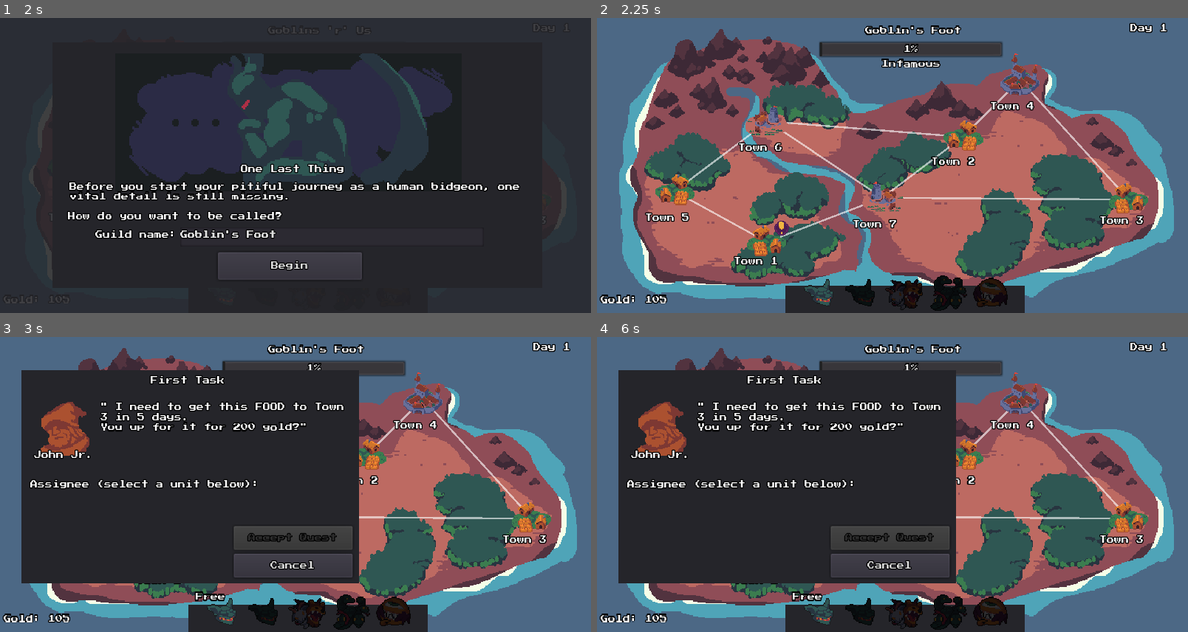
Above: before the commit, frames 1-4 (two rows, left to right).
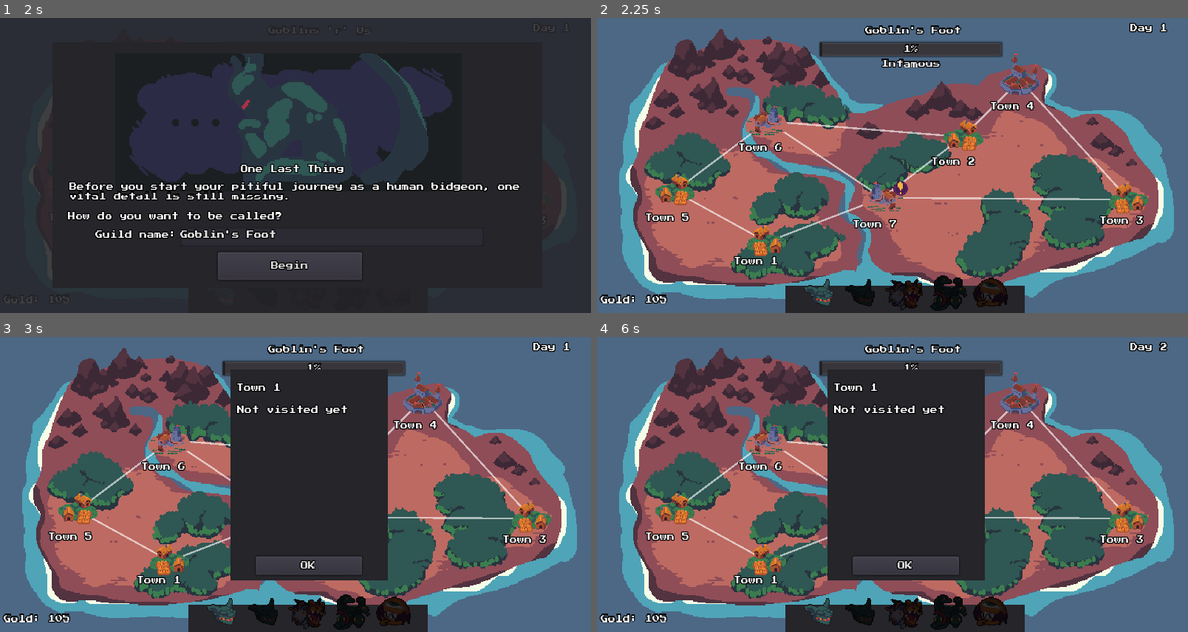
Above: after the commit, the same moments.

Repository: coderaurus/ludumdare-53
Game: Godot game, scene res://scenes/Main.tscn
Two runs of this game, one before a commit and one after it. Both use one fixed random seed, a clock stepped at 60 frames per second and the inputs below. The engine's default icon, where the game draws it, is replaced by a stand-in: a white triangle on a blue panel in a dark square.
Inputs (mouse positions are in pixels of both pictures, inside the frame that each line leads up to):
- Up to frame 1 (2 s): click "Next" at 0.5 s; click "Next" at 1.25 s
- Up to frame 2 (2.25 s): click "Begin" at 2 s
- Up to frame 3 (3 s): click (171, 561) at 2.77 s
- Up to frame 4 (6 s): click "Cancel" (after the commit: "OK") at 3.5 s; click (821, 614) at 4.27 s; click "OK" at 5 s; click (768, 561) at 5.77 s

Frame 1 is identical in both runs. In frame 2, 0.2% of the frame differs, in the area x 30-53%, y 55-74%; in frame 3, 30%; in frame 4, 30%, in the area x 3-97%, y 1-90%.

Commit message:
Last fixed and changes

Diff:
--- a/scenes/Main.tscn
+++ b/scenes/Main.tscn
@@ -50,7 +50,7 @@
 
 [node name="DayTimer" type="Timer" parent="."]
 pause_mode = 1
-wait_time = 5.0
+wait_time = 3.0
 script = ExtResource( 25 )
 
 [node name="Quests" type="Node2D" parent="."]
@@ -75,7 +75,7 @@
 position = Vector2( 192, 167 )
 script = ExtResource( 10 )
 portrait = ExtResource( 26 )
-speed = 200
+speed = 15
 defense = 3
 hired = true
 
@@ -87,10 +87,10 @@
 script = ExtResource( 10 )
 portrait = ExtResource( 26 )
 unit_name = "Bob Sr."
-speed = 4
+speed = 20
 defense = 1
 charsima = 5
-pay = 300
+pay = 150
 
 [node name="CollisionShape2D" type="CollisionShape2D" parent="Company/Units/Unit2"]
 shape = SubResource( 1 )
@@ -101,10 +101,10 @@
 portrait = ExtResource( 27 )
 unit_name = "Bobitte"
 unit_type = 1
-speed = 10
+speed = 40
 defense = 4
 charsima = 5
-pay = 500
+pay = 300
 
 [node name="CollisionShape2D" type="CollisionShape2D" parent="Company/Units/Unit3"]
 shape = SubResource( 1 )
@@ -115,9 +115,9 @@
 portrait = ExtResource( 28 )
 unit_name = "Boba"
 unit_type = 2
-speed = 9
+speed = 16
 defense = 10
-pay = 600
+pay = 500
 
 [node name="CollisionShape2D" type="CollisionShape2D" parent="Company/Units/Unit4"]
 shape = SubResource( 1 )
@@ -128,10 +128,10 @@
 portrait = ExtResource( 29 )
 unit_name = "Bobocop"
 unit_type = 3
-speed = 16
+speed = 200
 defense = 3
 charsima = 10
-pay = 1000
+pay = 666
 
 [node name="CollisionShape2D" type="CollisionShape2D" parent="Company/Units/Unit5"]
 shape = SubResource( 1 )
--- a/scripts/Game.gd
+++ b/scripts/Game.gd
@@ -24,7 +24,7 @@
 func _ready():
 	System.game = self
 	var st: Settlement = map.get_settlement(0)
-	st.set_quest($Quests.generate_first_quest())
+	$Quests.generate_first_quest()
 
 	UI.init()
 	UI.start.get_parent().visible = true
@@ -180,21 +180,22 @@
 
 
 func quest_complete(q, rwd):
-	var reputation = 20
+	var reputation = 5
 
 	# late?
 	if q.reward > rwd:
-		reputation -= 1
+		reputation -= -2
 
 	company.reward(reputation, rwd)
 	UI.company.update()
 	q.from.quest = null
 	if UI.quest_window.quest == q:
 		UI.quest_window.quest = null
-
+	$Quests.quests.erase(q)
 	q.queue_free()
 
-	var units_ready = company.units_ready()
+
+	var units_ready = company.units_ready() - $Quests.quests.size()
 	var settlements_empty = map.settlements_empty() - $Quests.quests.size()
 	var quests = units_ready
 	if quests > settlements_empty:
@@ -237,3 +238,7 @@
 	yield(get_tree().create_timer(0.5), "timeout")
 	UI.open_end()
 	pause_game()
+
+
+func new_quest():
+	$Quests.generate_quest()
--- a/scripts/Quest.gd
+++ b/scripts/Quest.gd
@@ -20,6 +20,7 @@
 # rewarding
 var reward = 200
 
+
 func get_description():
 	var text = "\""
 	text += " I need to get this %s to %s in %s days.\nYou up for it for %s gold?" % \
@@ -33,6 +34,7 @@
 	if unit.at == to:
 		if used_days > asked_days:
 			rwd *= 0.75
+			rwd = int(rwd)
 
 		unit.at = null
 		unit.quest = null
--- a/scripts/QuestManager.gd
+++ b/scripts/QuestManager.gd
@@ -10,8 +10,23 @@
 func generate_first_quest():
 	var quest = quest_scene.instance()
 	quest.quest_name = "First Task"
-	quest.from = System.game.map.get_settlement(0)
-	quest.to = System.game.map.get_settlement(2)
+	quest.from = System.game.map.get_settlement(6)
+	quest.from.add_quest(quest)
+	quest.to = System.game.map.get_settlement(1)
+
+	quest.asked_days = int(rand_range(10, 20))
+	quest.goods_type = int(rand_range(0, quest.GOODS.size()))
+	quest.goods_type_name[quest.goods_type]
+
+	match(quest.goods_type):
+		quest.GOODS.ART:
+			quest.reward = int(rand_range(30, 50))
+		quest.GOODS.FOOD:
+			quest.reward = int(rand_range(10, 15))
+		quest.GOODS.JEWELRY:
+			quest.reward = int(rand_range(60, 100))
+		quest.GOODS.MATERIALS:
+			quest.reward = int(rand_range(25, 75))
 
 	add_child(quest)
 	return quest
@@ -21,10 +36,27 @@
 	var quest = quest_scene.instance()
 	quest.quest_name = "New Task"
 
+	quest.quest_name = "First Task"
 	quest.from = System.game.map.get_random_settlement()
+	quest.from.add_quest(quest)
 	quest.to = System.game.map.get_random_settlement(quest.from)
 
+	quest.asked_days = int(rand_range(4, 12))
+	quest.goods_type = int(rand_range(0, quest.GOODS.size()))
+	quest.goods_type_name[quest.goods_type]
+
+	match(quest.goods_type):
+		quest.GOODS.ART:
+			quest.reward = int(rand_range(25, 50))
+		quest.GOODS.FOOD:
+			quest.reward = int(rand_range(5, 15))
+		quest.GOODS.JEWELRY:
+			quest.reward = int(rand_range(50, 100))
+		quest.GOODS.MATERIALS:
+			quest.reward = int(rand_range(15, 75))
+
 	quest.from.add_quest(quest)
+	quests.append(quest)
 	add_child(quest)
 	return quest
 
--- a/scripts/ui/Unit_Window.gd
+++ b/scripts/ui/Unit_Window.gd
@@ -51,5 +51,6 @@
 	# reduce company funds
 	# tap unit to hired
 	System.game.company.gold -= inspected_unit.pay
+	System.game.new_quest()
 	inspected_unit.hired = true
 	$"Hire Button".visible = false
